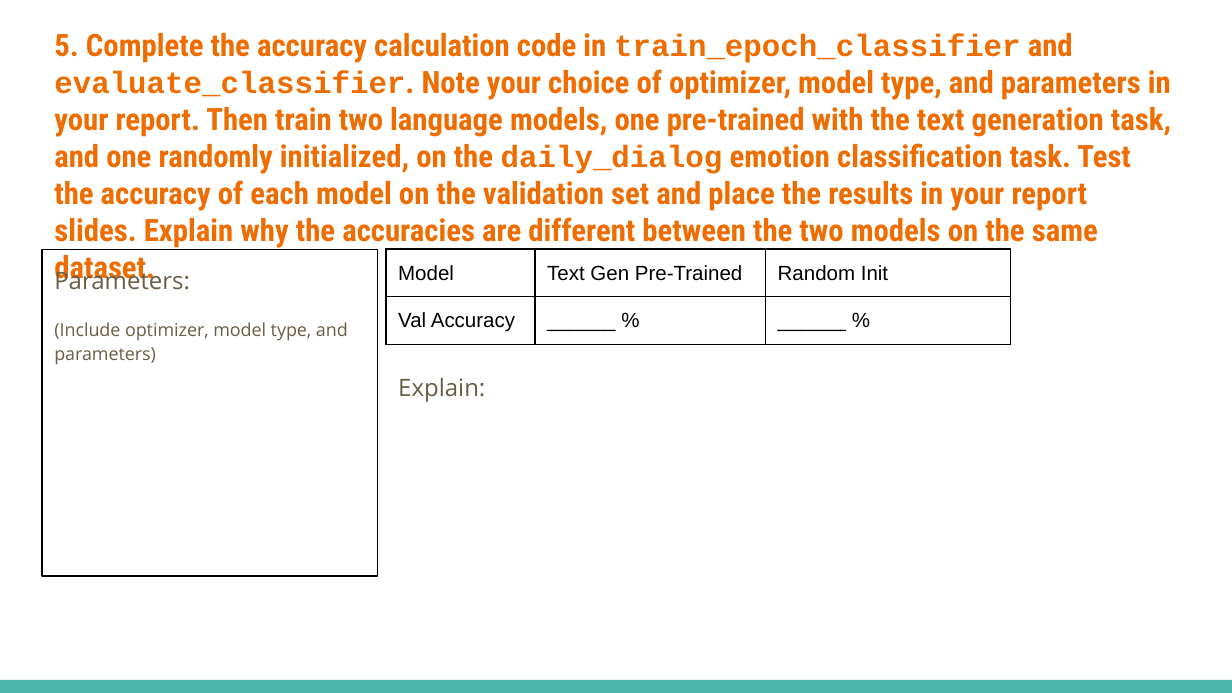
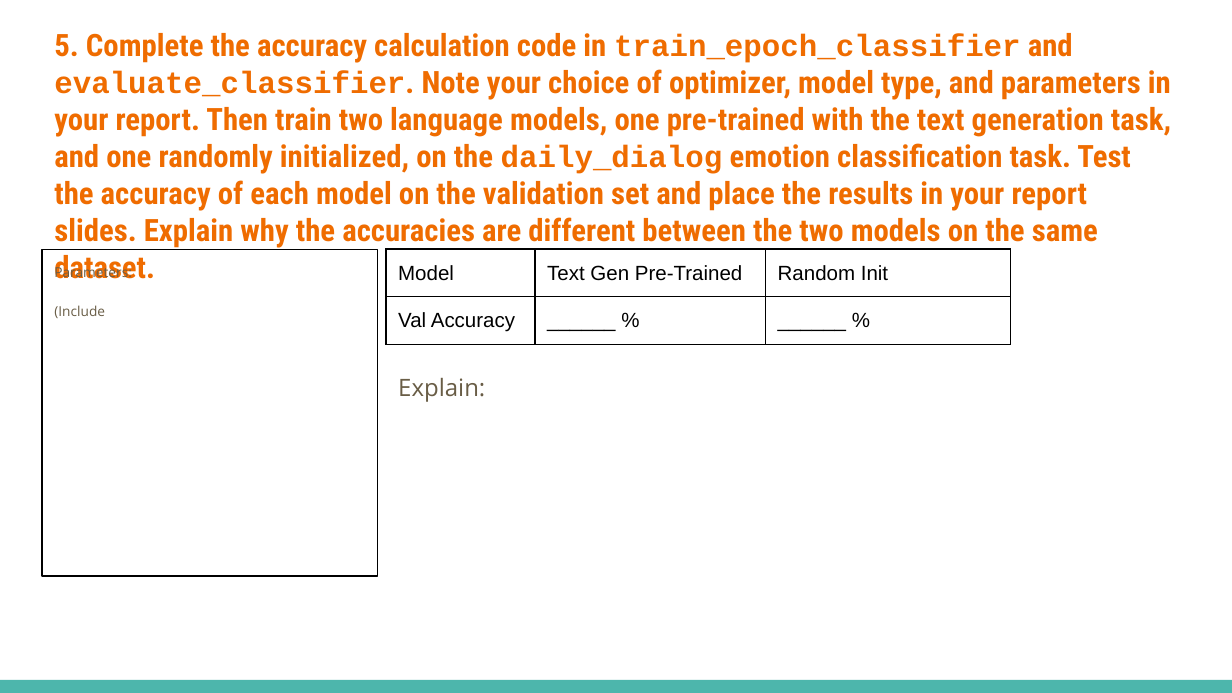
Before and after one commit to eding42/ece157b-hw1, a slide deck: slide 13 of Homework_1_Template.pptx. Drawn at 1232x693 pixels with LibreOffice and Linux fonts; fonts in the diff are those of the drawing. Boxes give left, top, right and bottom in pixels: in the first picture for what was removed or moved away, otherwise in the second. Text is boxed around its words. In the diff, an @@ line names an element or a change of style, - is before the commit and + after.

```diff
--- a/Homework_1_Template.pptx
+++ b/Homework_1_Template.pptx
@@ text at bbox=[54, 264, 132, 282]: size 14 to 8 pt in "Parameters:" @@
@@ text at bbox=[54, 305, 105, 318]: text changed; size 10.5 to 8 pt @@
-(Include optimizer, model type, and parameters)
+(Include
```
Also in this commit, not shown: 1 other slide changed, 1 other file.
